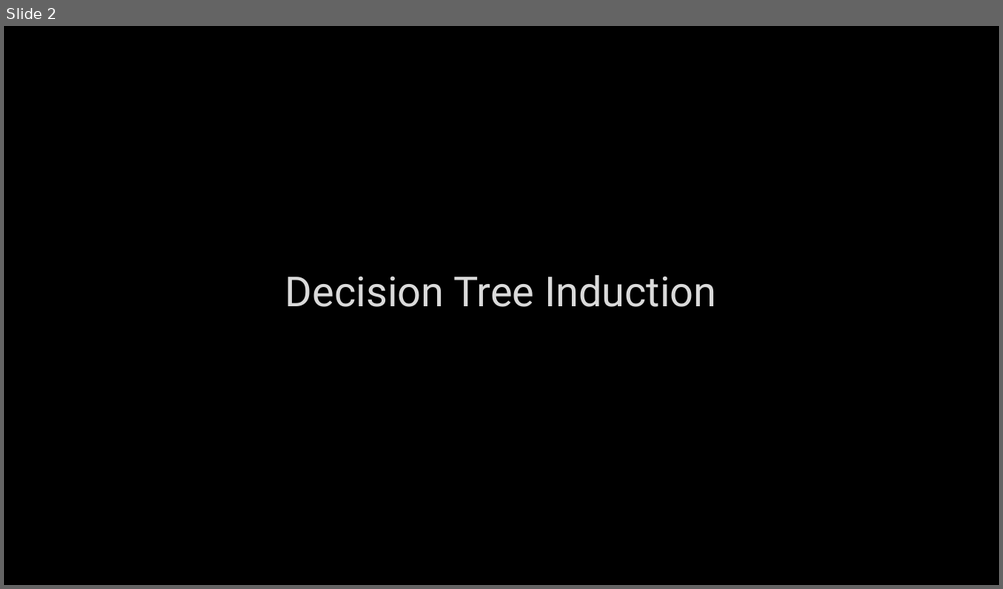
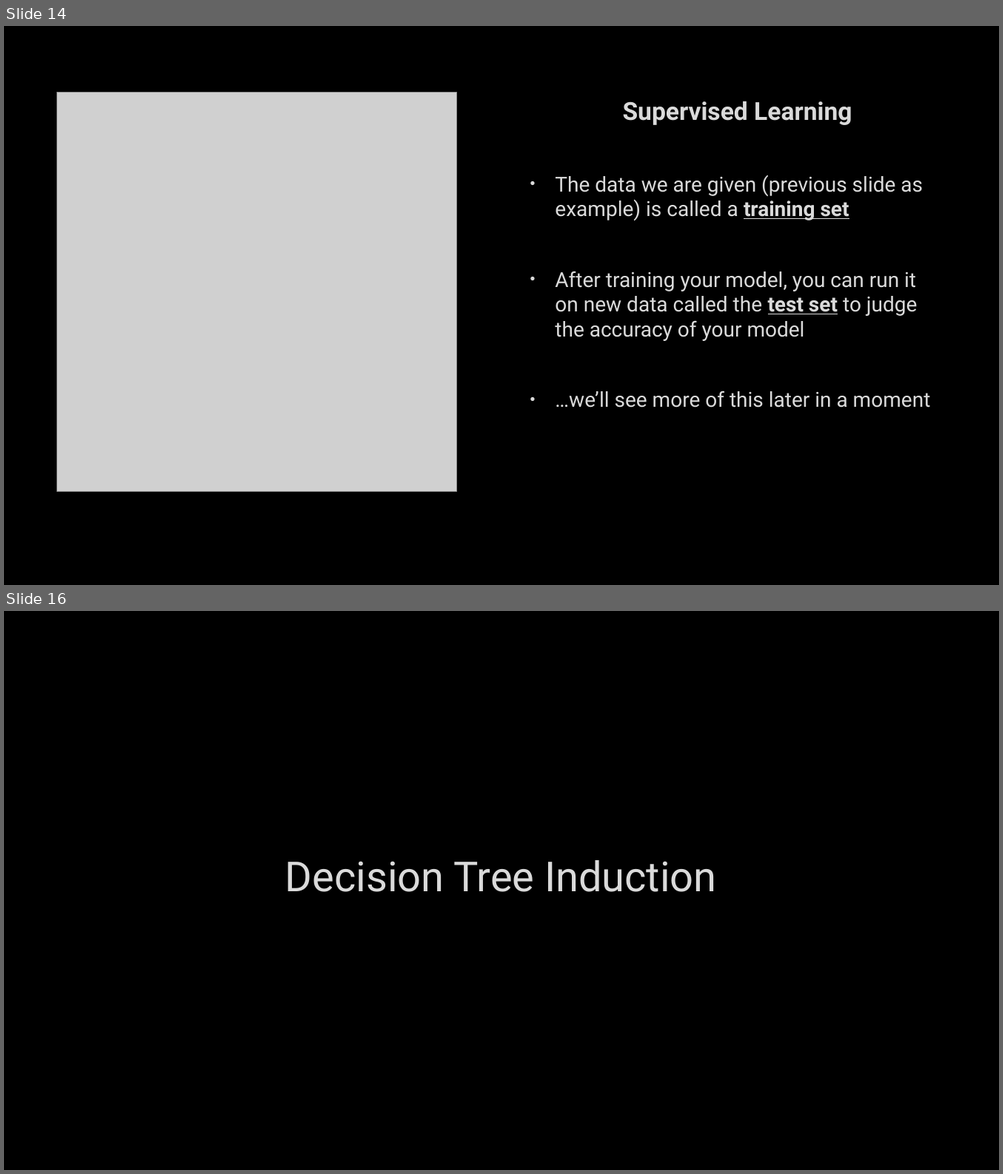
Before and after one commit to markfloryan/AI, a slide deck: slides/13-ML-DecisionTrees.pptx. Shown one above the other, each under a label of ours: slide 2 before the commit, slides 14 and 16 after it; the slides between them are not shown. The pictures are 1003x589 and 1003x1174 pixels, drawn with LibreOffice and Linux fonts; fonts in the diff are those of the drawing; grey boxes stand for pictures; background and template pictures are left out. Boxes give left, top, right and bottom in pixels: in the first picture for what was removed or moved away, otherwise in the second. Text is boxed around its words. In the diff, an @@ line names an element or a change of style, - is before the commit and + after.

```diff
--- a/slides/13-ML-DecisionTrees.pptx
+++ b/slides/13-ML-DecisionTrees.pptx
@@ slide 14 added at (x1=4, y1=26, x2=999, y2=585), background picture (left out) @@
@@ picture added at (x1=57, y1=92, x2=457, y2=491) @@
@@ text added at (x1=555, y1=101, x2=930, y2=408), 20 pt, text #DADADA @@
+Supervised Learning
+• The data we are given (previous slide as example) is called a training set
+• After training your model, you can run it on new data called the test set to judge the accuracy of your model
+• …we’ll see more of this later in a moment
@@ what was slide 2 is now slide 16 @@
```
Also in this commit, not shown: 14 slides changed, 13 other slides added, 9 other files.
